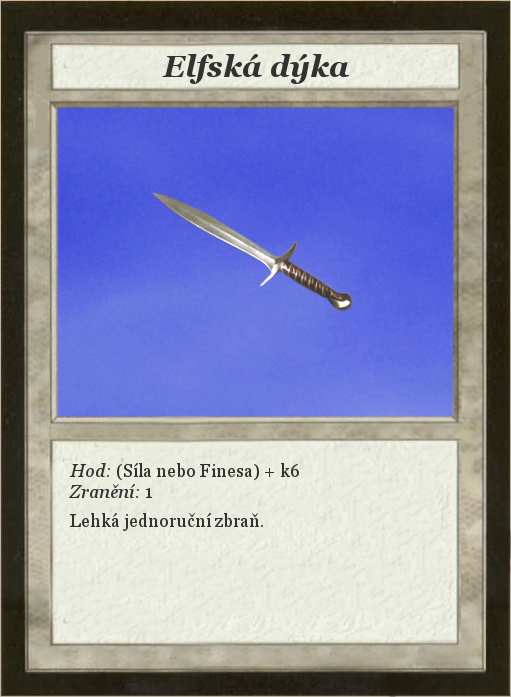
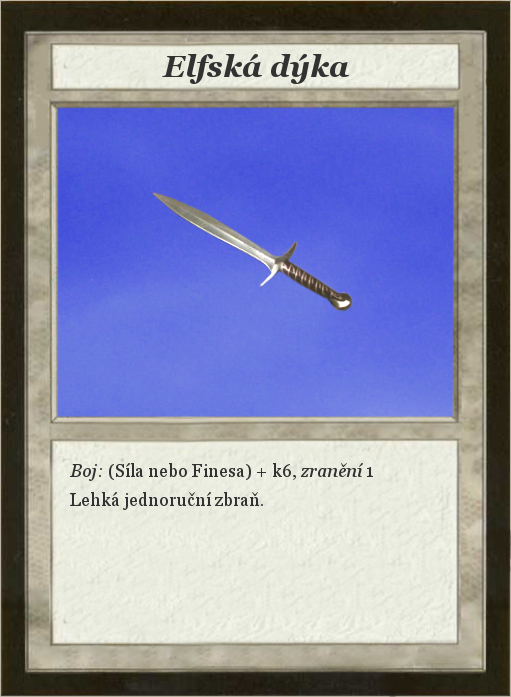
Comparing the layer stacks of the two 511×697 images. Changes:
renamed "Hod: (Síla nebo Finesa) + k6 ..." to "Boj: (Síla nebo Finesa) + k6, ...", painted on it over [69, 463, 373, 531]
